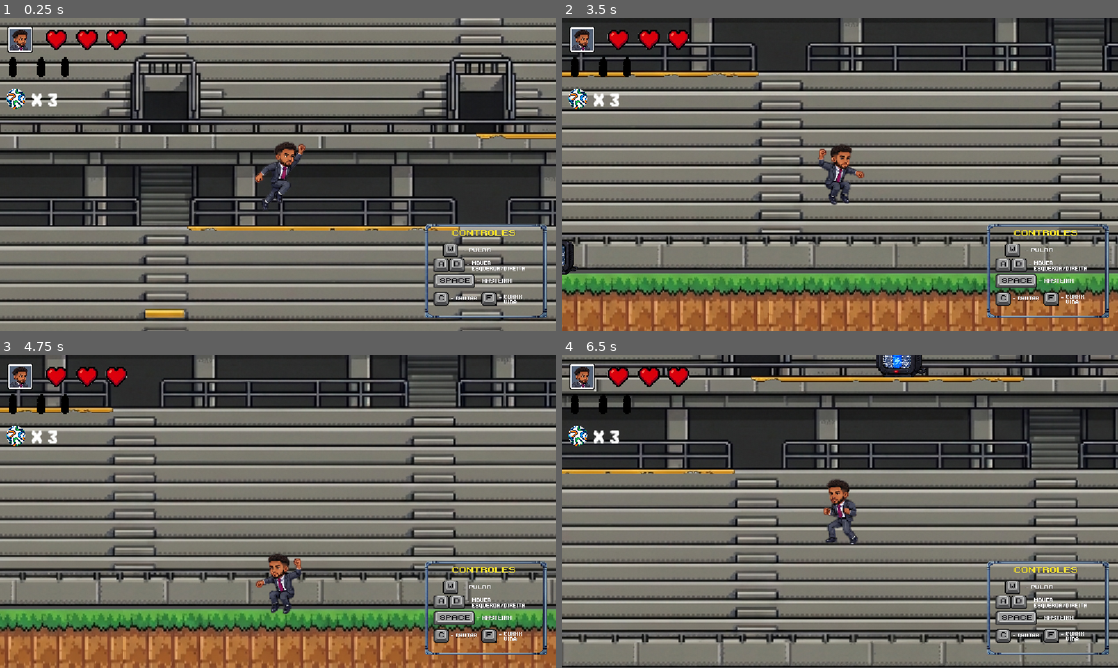
Above: before the commit, frames 1-4 (two rows, left to right).
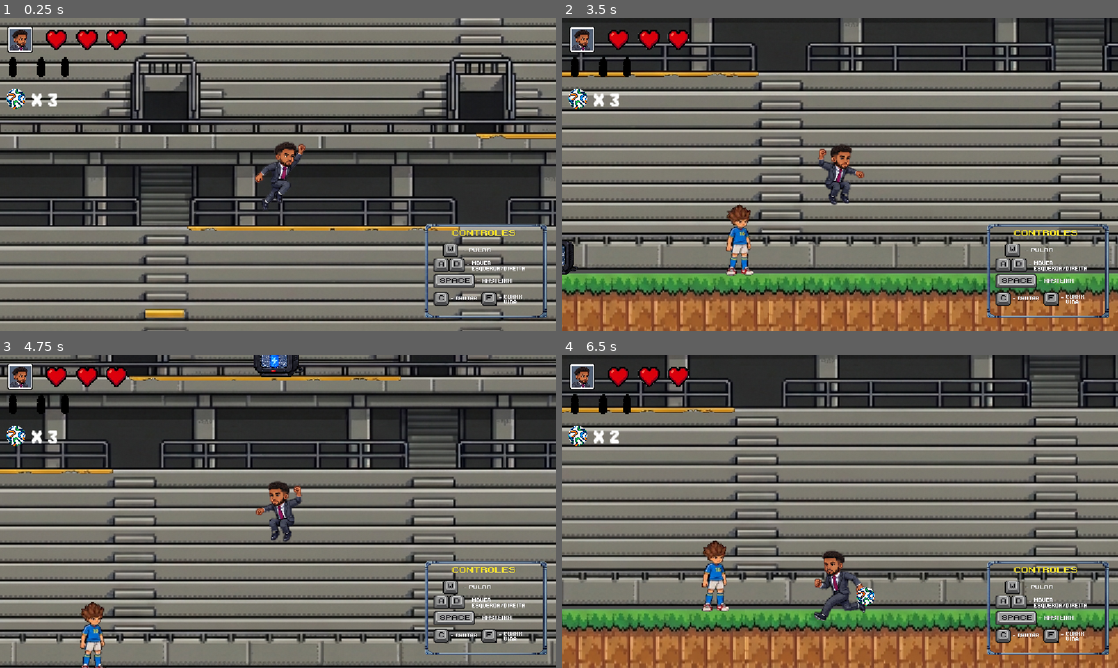
Above: after the commit, the same moments.

Repository: MicaelDosSantoss/AventurasDeUmJogador
Game: Godot game, scene res://cena_fase.tscn
Two runs of this game, one before a commit and one after it. Both use one fixed random seed, a clock stepped at 60 frames per second and the inputs below.
Inputs:
- Up to frame 1 (0.25 s): no input
- Up to frame 2 (3.5 s): hold Right (ir_para_direita) 0.53-2.03 s; tap Up (pular) at 0.6, 0.77, 1.07, 1.52, 1.55, 1.82, 2.3, 3.02, 3.05, 3.32 s; tap Space (carrinho) at 1.35 s; hold Left (ir_para_esquerda) 2.03-2.78 s; hold C (chutar) 2.03-2.78 s; hold Right (ir_para_direita) from 2.78 s (still down); tap F (curar_vida) at 2.85 s
- Up to frame 3 (4.75 s): tap Up (pular) at 3.6, 3.77, 4.07, 4.52, 4.55 s; release Right (ir_para_direita) at 4.28 s; hold Left (ir_para_esquerda) from 4.28 s (still down); tap Space (carrinho) at 4.35 s
- Up to frame 4 (6.5 s): tap Up (pular) at 4.82, 5.3, 6.02, 6.05, 6.32 s; release Left (ir_para_esquerda) at 5.03 s; hold Right (ir_para_direita) 5.03-5.78 s; hold C (chutar) 5.03-5.78 s; hold Left (ir_para_esquerda) from 5.78 s (still down); tap F (curar_vida) at 5.85 s

The runs differ from the first frame. In frame 1, less than 0.1% of the frame differs, in the area x 8-10%, y 5-9%; in frame 2, 0.7%; in frame 3, 76%; in frame 4, 76%, in the area x 0-100%, y 0-100%.

Commit message:
Resolução de Bugs:
* Ao executar a 'rasteira' e 'pular' o personagem não fica mais com o collision da área ativo.
* A 'rasteira' podia eliminar qualquer nó, inclusive o personagem é o cénario.

Diff:
--- a/Aventura no Futebol/Cenario/Cenas/Escada_Amarela.tscn
+++ b/Aventura no Futebol/Cenario/Cenas/Escada_Amarela.tscn
@@ -7,11 +7,11 @@
 
 [node name="EscadaAmarela" type="Node2D" unique_id=1427042653]
 
-[node name="StaticBody2D" type="StaticBody2D" parent="." unique_id=1852136679]
+[node name="Cenario" type="StaticBody2D" parent="." unique_id=1852136679]
 
-[node name="Sprite2D" type="Sprite2D" parent="StaticBody2D" unique_id=1208038049]
+[node name="Sprite2D" type="Sprite2D" parent="Cenario" unique_id=1208038049]
 position = Vector2(-1, 0)
 texture = ExtResource("1_mh6wh")
 
-[node name="CollisionShape2D" type="CollisionShape2D" parent="StaticBody2D" unique_id=129094035]
+[node name="CollisionShape2D" type="CollisionShape2D" parent="Cenario" unique_id=129094035]
 shape = SubResource("RectangleShape2D_l42ct")
--- a/Aventura no Futebol/Cenario/Cenas/chao_arquibancada.tscn
+++ b/Aventura no Futebol/Cenario/Cenas/chao_arquibancada.tscn
@@ -7,12 +7,12 @@
 
 [node name="ChaoArquibancada" type="Node2D" unique_id=1960767710]
 
-[node name="StaticBody2D" type="StaticBody2D" parent="." unique_id=1607128552]
+[node name="Cenario" type="StaticBody2D" parent="." unique_id=1607128552]
 
-[node name="Sprite2D" type="Sprite2D" parent="StaticBody2D" unique_id=437066392]
+[node name="Sprite2D" type="Sprite2D" parent="Cenario" unique_id=437066392]
 scale = Vector2(2.1599998, 1)
 texture = ExtResource("1_tk7sf")
 
-[node name="CollisionShape2D" type="CollisionShape2D" parent="StaticBody2D" unique_id=1971752788]
+[node name="CollisionShape2D" type="CollisionShape2D" parent="Cenario" unique_id=1971752788]
 position = Vector2(0.5, -5)
 shape = SubResource("RectangleShape2D_l42ct")
--- a/Aventura no Futebol/HUD/cena_hud.tscn
+++ b/Aventura no Futebol/HUD/cena_hud.tscn
@@ -4,7 +4,7 @@
 [ext_resource type="PackedScene" uid="uid://b2ydnowsv56i3" path="res://qtd_vidas.tscn" id="2_4i8th"]
 [ext_resource type="PackedScene" uid="uid://5c2028nf146w" path="res://qtd_garrafas.tscn" id="3_mgfex"]
 [ext_resource type="PackedScene" uid="uid://bf2euw06oa66u" path="res://qtd_bolas.tscn" id="4_4i8th"]
-[ext_resource type="Texture2D" uid="uid://dqt6h8j56l0t1" path="res://Sprints (Hud)/Keyboard_Final.png" id="5_4g3gh"]
+[ext_resource type="Texture2D" uid="uid://dqt6h8j56l0t1" path="res://HUD/Sprint/Keyboard_Final.png" id="5_4g3gh"]
 
 [node name="HUD" type="Node2D" unique_id=1631860032]
 script = ExtResource("1_snlbb")
--- /dev/null
+++ b/Aventura no Futebol/Inimigos/Inimigo (Atacante)/inimigo_atacante.tscn
@@ -0,0 +1,71 @@
+[gd_scene format=3 uid="uid://duws67sos7odu"]
+
+[ext_resource type="Script" uid="uid://vp2uqa26swq" path="res://Inimigos/Inimigo (Atacante)/personagem_(atacante).gd" id="1_ileuh"]
+[ext_resource type="Texture2D" uid="uid://dqeh8jrgguv0m" path="res://Inimigos/Inimigo (Atacante)/sprint_inimigo_atacante.png" id="1_r7mn4"]
+
+[sub_resource type="RectangleShape2D" id="RectangleShape2D_l42ct"]
+size = Vector2(40, 129.75)
+
+[sub_resource type="Animation" id="Animation_5wbxv"]
+resource_name = "Inimigo Atacante (Correndo)"
+step = 0.2
+
+[sub_resource type="Animation" id="Animation_ileuh"]
+resource_name = "Inimigo Atacante (Parado)"
+length = 0.8
+loop_mode = 1
+step = 0.2
+tracks/0/type = "value"
+tracks/0/imported = false
+tracks/0/enabled = true
+tracks/0/path = NodePath("Personagem (Atacante)/Sprite2D:region_rect")
+tracks/0/interp = 1
+tracks/0/loop_wrap = true
+tracks/0/keys = {
+"times": PackedFloat32Array(0, 0.2, 0.4, 0.6),
+"transitions": PackedFloat32Array(1, 1, 1, 1),
+"update": 1,
+"values": [Rect2(16, 40, 47, 134), Rect2(83, 41, 49, 133), Rect2(150, 42, 48, 133), Rect2(217, 42, 49, 132)]
+}
+
+[sub_resource type="Animation" id="Animation_583t2"]
+length = 0.001
+tracks/0/type = "value"
+tracks/0/imported = false
+tracks/0/enabled = true
+tracks/0/path = NodePath("Personagem (Atacante)/Sprite2D:region_rect")
+tracks/0/interp = 1
+tracks/0/loop_wrap = true
+tracks/0/keys = {
+"times": PackedFloat32Array(0),
+"transitions": PackedFloat32Array(1),
+"update": 0,
+"values": [Rect2(16, 40, 47, 134)]
+}
+
+[sub_resource type="AnimationLibrary" id="AnimationLibrary_5wbxv"]
+_data = {
+&"Inimigo Atacante (Correndo)": SubResource("Animation_5wbxv"),
+&"Inimigo Atacante (Parado)": SubResource("Animation_ileuh"),
+&"RESET": SubResource("Animation_583t2")
+}
+
+[node name="InimigoAtacante" type="Node2D" unique_id=883794628]
+
+[node name="Personagem (Atacante)" type="CharacterBody2D" parent="." unique_id=940650816]
+script = ExtResource("1_ileuh")
+
+[node name="Sprite2D" type="Sprite2D" parent="Personagem (Atacante)" unique_id=1120013953]
+position = Vector2(510.25, 242)
+scale = Vector2(1.2021277, 1.1044776)
+texture = ExtResource("1_r7mn4")
+region_enabled = true
+region_rect = Rect2(16, 40, 47, 134)
+
+[node name="CollisionShape2D" type="CollisionShape2D" parent="Personagem (Atacante)" unique_id=1652148418]
+position = Vector2(507, 245.875)
+shape = SubResource("RectangleShape2D_l42ct")
+
+[node name="AnimationPlayer" type="AnimationPlayer" parent="Personagem (Atacante)" unique_id=1035719842]
+root_node = NodePath("../..")
+libraries/ = SubResource("AnimationLibrary_5wbxv")
--- /dev/null
+++ b/Aventura no Futebol/Inimigos/Inimigo (Atacante)/personagem_(atacante).gd
@@ -0,0 +1,5 @@
+extends CharacterBody2D
+
+func _process(delta: float) -> void:
+
+	move_and_slide()
--- a/Aventura no Futebol/cena_fase.tscn
+++ b/Aventura no Futebol/cena_fase.tscn
@@ -9,6 +9,7 @@
 [ext_resource type="PackedScene" uid="uid://fmqjgt5hiwro" path="res://nuvem.tscn" id="6_08fst"]
 [ext_resource type="PackedScene" uid="uid://5diof0nplroo" path="res://coletavel_municao.tscn" id="7_4lqq5"]
 [ext_resource type="PackedScene" uid="uid://cp2dc6ckovvj2" path="res://coletavel_garrafas.tscn" id="8_b52ro"]
+[ext_resource type="PackedScene" uid="uid://duws67sos7odu" path="res://Inimigos/Inimigo (Atacante)/inimigo_atacante.tscn" id="10_qfbne"]
 
 [sub_resource type="RectangleShape2D" id="RectangleShape2D_l42ct"]
 size = Vector2(156.5, 1388.75)
@@ -87,3 +88,6 @@
 
 [node name="Jogador2" parent="." unique_id=174878411 instance=ExtResource("3_v5pcj")]
 position = Vector2(1205, -101)
+
+[node name="InimigoAtacante" parent="." unique_id=883794628 instance=ExtResource("10_qfbne")]
+position = Vector2(1031, 172)
--- a/Aventura no Futebol/cena_jogador2.tscn
+++ b/Aventura no Futebol/cena_jogador2.tscn
@@ -37,18 +37,6 @@
 "transitions": PackedFloat32Array(1),
 "update": 0,
 "values": [Rect2(528, 80, 72, 147)]
-}
-tracks/1/type = "value"
-tracks/1/imported = false
-tracks/1/enabled = true
-tracks/1/path = NodePath("Area2D/CollisionShape2D:disabled")
-tracks/1/interp = 1
-tracks/1/loop_wrap = true
-tracks/1/keys = {
-"times": PackedFloat32Array(0),
-"transitions": PackedFloat32Array(1),
-"update": 1,
-"values": [true]
 }
 
 [sub_resource type="Animation" id="Animation_3qw1q"]
@@ -213,7 +201,7 @@
 
 [node name="Area2D" type="Area2D" parent="Personagem" unique_id=448714343]
 light_mask = 2
-visibility_layer = 12
+visibility_layer = 4
 position = Vector2(0, 1)
 
 [node name="CollisionShape2D" type="CollisionShape2D" parent="Personagem/Area2D" unique_id=923205762]
--- a/Aventura no Futebol/project.godot
+++ b/Aventura no Futebol/project.godot
@@ -39,6 +39,7 @@
 "res://Cenario/": "red",
 "res://Cenario/Cenas/": "teal",
 "res://HUD/": "orange",
+"res://Inimigos/": "purple",
 "res://Scripts/": "yellow",
 "res://Sons/": "teal"
 }
--- a/Aventura no Futebol/script_personagem.gd
+++ b/Aventura no Futebol/script_personagem.gd
@@ -22,10 +22,11 @@
 		direcao = 1
 		$Sprite2D.flip_h = false
 
+	if (Input.is_action_just_pressed("pular") and is_on_floor()):
 
-	if (Input.is_action_just_pressed("pular") and is_on_floor()):
-		velocity.y = -forca_pulo
-		$AudioStreamPlayer_Pulando.play()
+		if(not animando):
+			velocity.y = -forca_pulo
+			$AudioStreamPlayer_Pulando.play()
 
 	if (is_on_floor()):
 		if ($AnimationPlayer.current_animation==""):
@@ -52,7 +53,6 @@
 	else:
 		$AnimationPlayer.play("pulando")
 
-
 	move_and_slide()
 
 func spawnar_bolar():
@@ -73,7 +73,6 @@
 		ScriptGlobal.qtd_garrafas -= 1
 		ScriptGlobal.qtd_vidas += 1
 
-
 func eliminar_inimigo(body: Node2D) -> void:
 	if( body.name == 'Coletavel (Municao)'):
 		print("Pegou o Coletavel...")
@@ -85,7 +84,5 @@
 			print("Pegou o Coletavel...")
 			ScriptGlobal.qtd_garrafas += 1
 
-
-
-	if ( body.name != "Personagem"):
+	if ( body.name != "Personagem" && body.name != "Cenario" ):
 		body.queue_free()
Binary file removed: Aventura no Futebol/Fuleco.png
Not shown, removed: Aventura no Futebol/Fuleco.png.import
Renamed: Aventura no Futebol/Sprints (Hud)/Keyboard_Final.png -> Aventura no Futebol/HUD/Sprint/Keyboard_Final.png
Not shown, changed: Aventura no Futebol/HUD/Sprint/Keyboard_Final.png.import
Binary file changed: Aventura no Futebol/HUD/Sprint/Vida.png
Binary file removed: Aventura no Futebol/Inimigo2.png
Not shown, removed: Aventura no Futebol/Inimigo2.png.import
Not shown, added: Aventura no Futebol/Inimigos/Inimigo (Atacante)/personagem_(atacante).gd.uid
Binary file added: Aventura no Futebol/Inimigos/Inimigo (Atacante)/sprint_inimigo_atacante.png
Not shown, changed: Aventura no Futebol/Inimigos/Inimigo (Atacante)/sprint_inimigo_atacante.png.import
Binary file removed: Aventura no Futebol/Jogador.png
Not shown, removed: Aventura no Futebol/Sprints (Hud)/Keyboard_Final.png.import
(and 5 more such lines)
